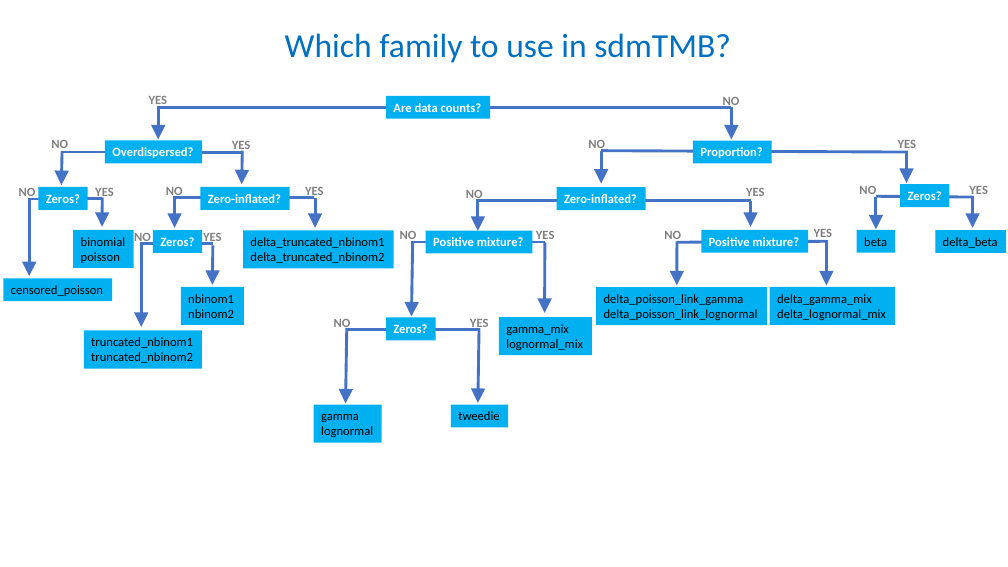
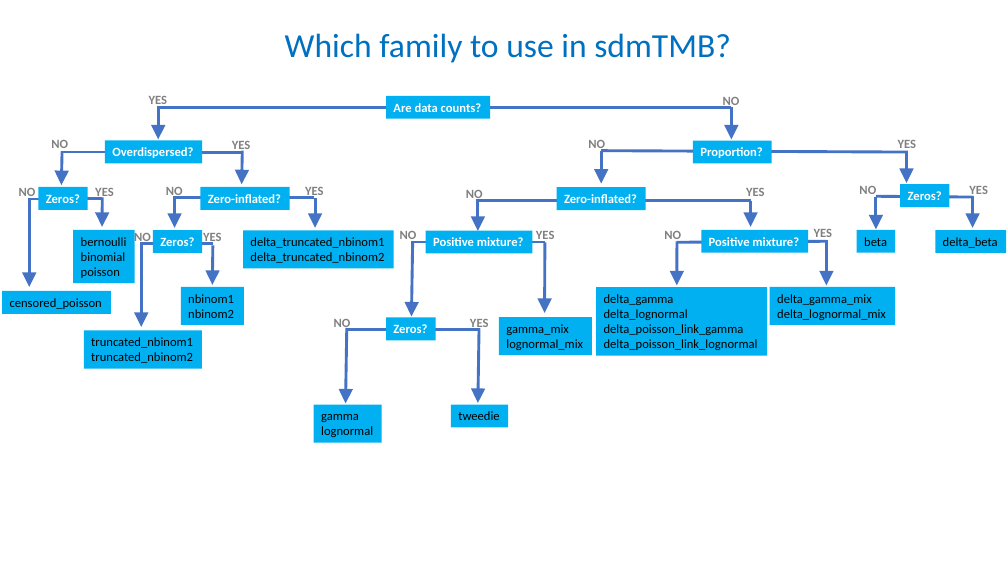
Before and after one commit to pbs-assess/sdmTMB-teaching, a slide deck: slide 1 of dfo-tesa-2023/images/family_diagram.pptx. Drawn at 1008x567 pixels with LibreOffice and Linux fonts; fonts in the diff are those of the drawing. Boxes give left, top, right and bottom in pixels: in the first picture for what was removed or moved away, otherwise in the second. Text is boxed around its words. In the diff, an @@ line names an element or a change of style, - is before the commit and + after.

Commit message:
updated family diagram - delta_gamma - delta_lognormal - bernoulli

```diff
--- a/dfo-tesa-2023/images/family_diagram.pptx
+++ b/dfo-tesa-2023/images/family_diagram.pptx
@@ arrow moved from (29, 198) - (29, 276) to (29, 198) - (29, 287) @@
@@ rectangle "bernoulli": place and size @@
-rectangle "bernoulli" at (73,230,134,268)
+rectangle "bernoulli" at (73,230,135,284)
@@ text in rectangle at (81,237,127,246): paragraph added @@
+bernoulli
@@ rectangle "censored_poisson": place and size @@
-rectangle "censored_poisson" at (3,278,112,301)
+rectangle "censored_poisson" at (2,291,111,314)
@@ rectangle "delta_gamma": place and size @@
-rectangle "delta_gamma" at (597,287,768,325)
+rectangle "delta_gamma" at (597,287,768,356)
@@ text in rectangle at (604,294,688,320): paragraphs added @@
+delta_gamma
+delta_lognormal
```
Also in this commit, not shown: 1 other file.
